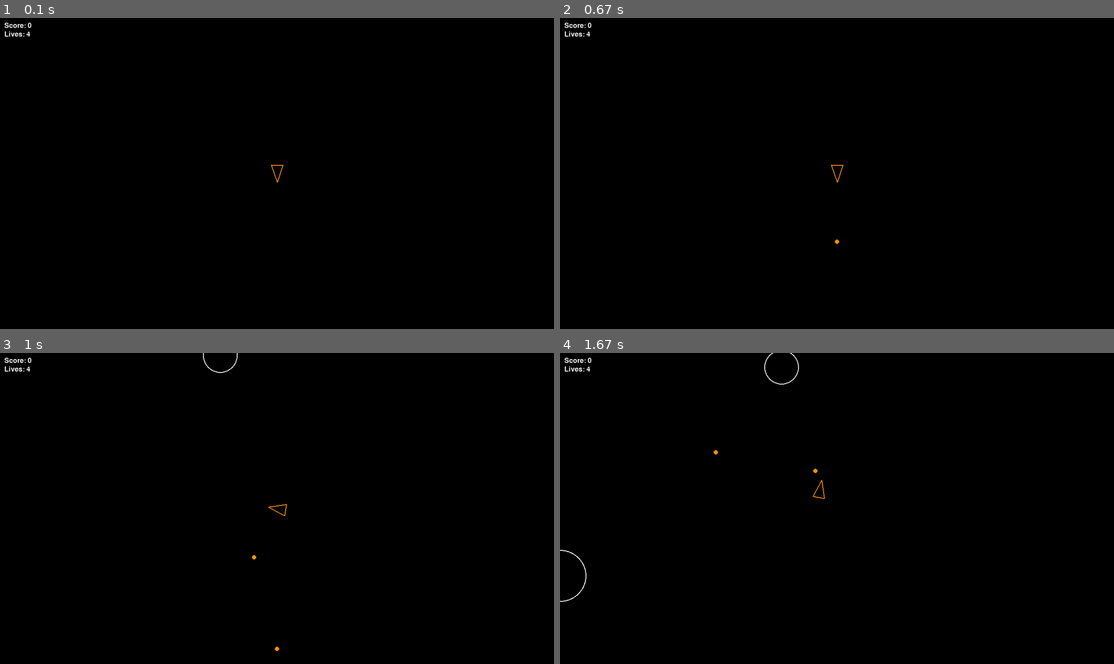
Above: before the commit, frames 1-4 (two rows, left to right).
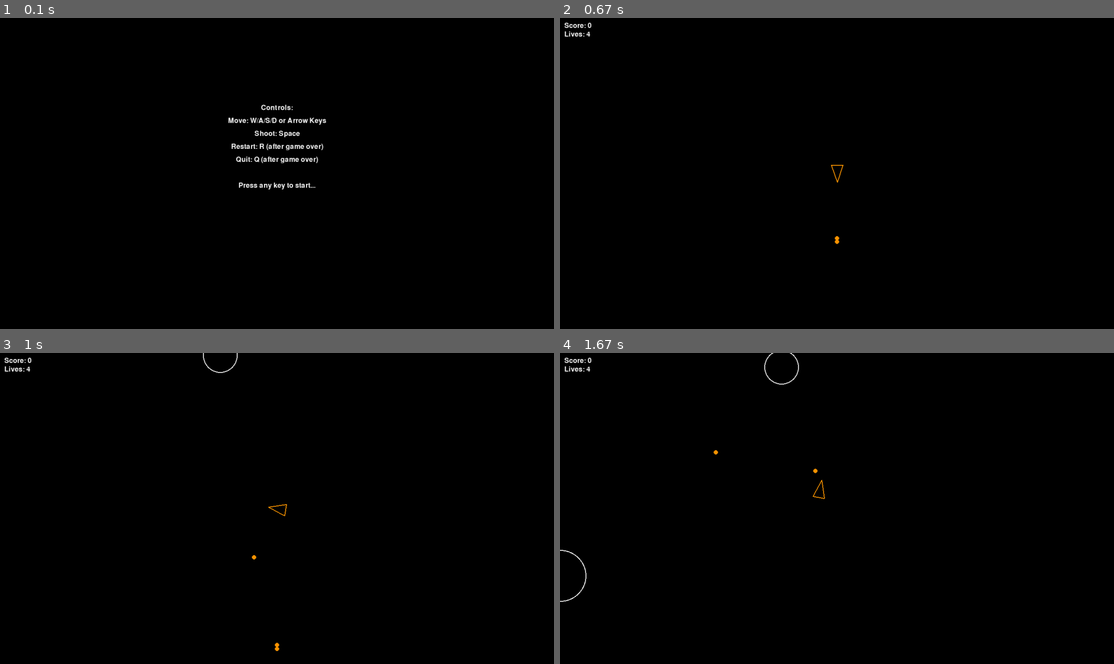
Above: after the commit, the same moments.

Repository: tp-coder/pygame-asteroid
Game: pygame game, started from main.py
Same seed, same stepped clock (60 frames per second), same inputs: the game is played once before the commit and once after it.
Inputs:
- Up to frame 1 (0.1 s): no input
- Up to frame 2 (0.67 s): tap Space at 0.33 s
- Up to frame 3 (1 s): hold Right from 0.67 s (still down); tap Space at 0.73 s
- Up to frame 4 (1.67 s): tap Space at 1.03, 1.23, 1.57 s; release Right at 1.13 s; hold Up 1.17-1.47 s; hold Right from 1.5 s (still down)

The runs differ from the first frame. In frame 1, 1.0% of the frame differs, in the area x 0-59%, y 1-56%; in frame 2, less than 0.1%; in frame 3, less than 0.1%; in frame 4, nothing differs.

Commit message:
added more information on README file and added controls explanation screen before the game start

Diff:
--- a/main.py
+++ b/main.py
@@ -27,6 +27,30 @@
     # initializing pygame font
     font = pygame.font.Font(None, 24)
 
+    def show_controls_screen(screen, font):
+        controls = [
+            "Controls:",
+            "Move: W/A/S/D or Arrow Keys",
+            "Shoot: Space",
+            "Restart: R (after game over)",
+            "Quit: Q (after game over)",
+            "",
+            "Press any key to start..."
+        ]
+        screen.fill((0, 0, 0))
+        for i, line in enumerate(controls):
+            text = font.render(line, True, (255, 255, 255))
+            screen.blit(text, (SCREEN_WIDTH // 2 - text.get_width() // 2, 200 + i * 30))
+        pygame.display.flip()
+        waiting = True
+        while waiting:
+            for event in pygame.event.get():
+                if event.type == pygame.QUIT:
+                    pygame.quit()
+                    sys.exit()
+                if event.type == pygame.KEYDOWN:
+                    waiting = False
+
     # groups that can hold and manage multiple game objects
     updatable = pygame.sprite.Group()
     drawable = pygame.sprite.Group()
@@ -43,6 +67,9 @@
     player = Player(x = SCREEN_WIDTH / 2, y = SCREEN_HEIGHT / 2)
     # instanciate asteroids otherwise they don't spawn
     asteroid_field = AsteroidField()
+
+    # Show controls screen before starting the game loop
+    show_controls_screen(screen, font)
 
     # rendering the player score and remaining lives
     def render_score_and_lives(screen, score, lives):
Not shown, changed: README.md
